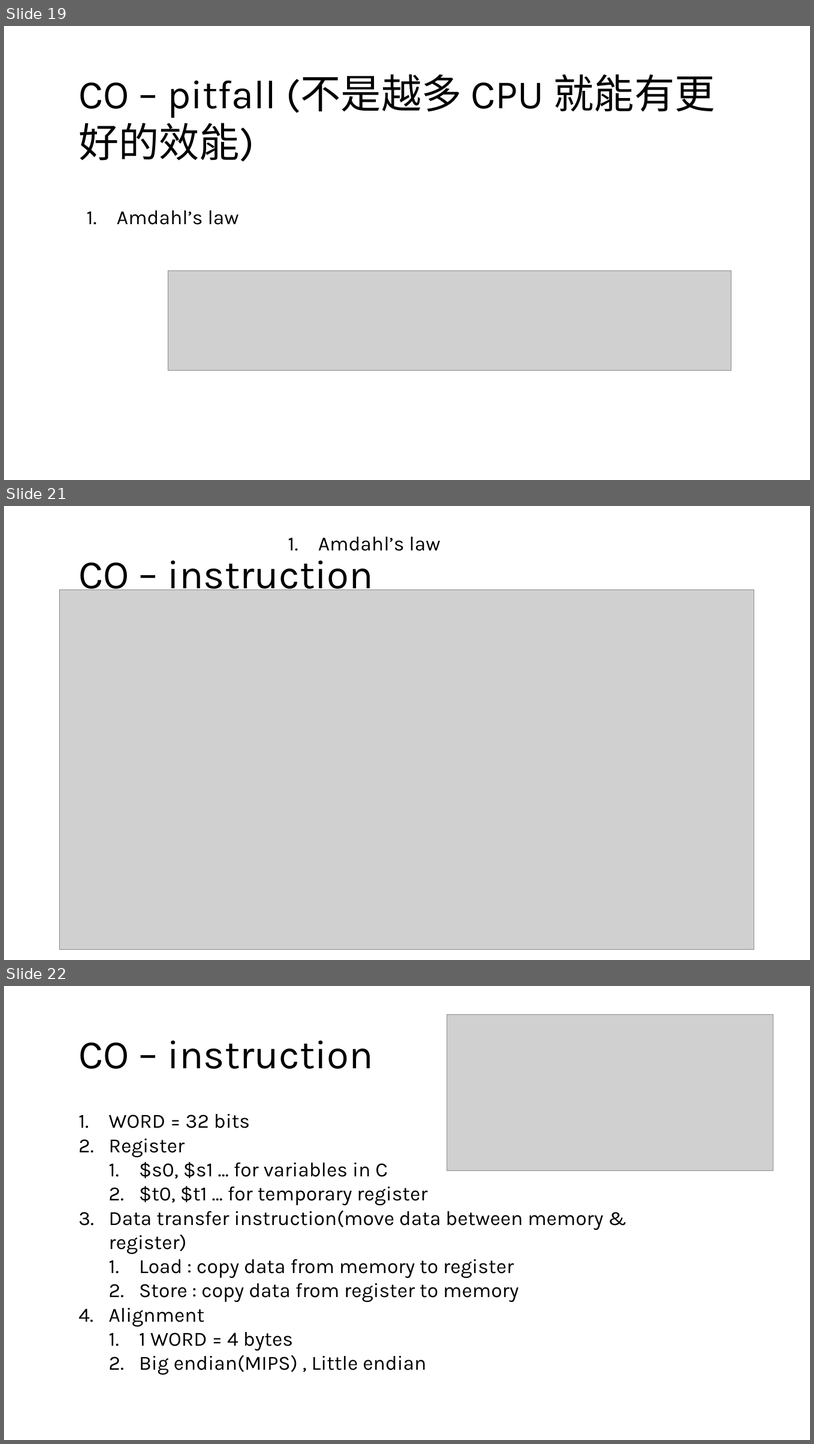
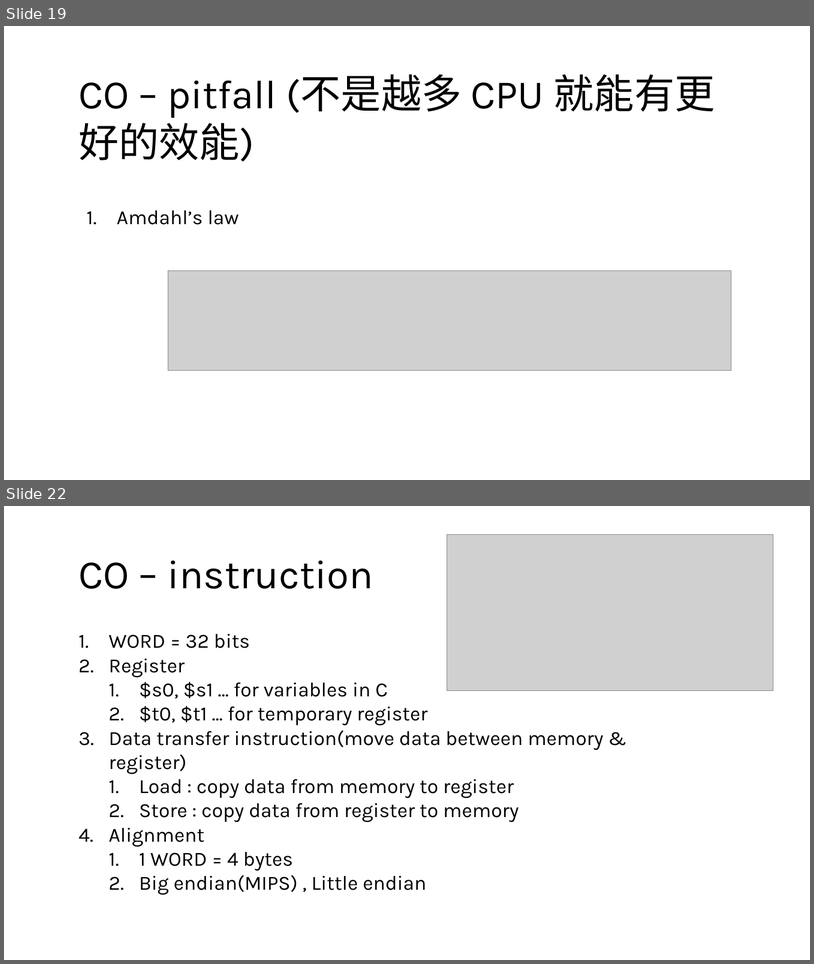
Before and after one commit to PuiPu/MasterExamPapers, a slide deck: 考研.pptx. Shown one above the other, each under a label of ours: slides 19, 21 and 22 before the commit, slides 19 and 22 after it; the slides between them are not shown. The pictures are 814x1444 and 814x964 pixels, drawn with LibreOffice and Linux fonts; fonts in the diff are those of the drawing; grey boxes stand for pictures. Boxes give left, top, right and bottom in pixels: in the first picture for what was removed or moved away, otherwise in the second. Text is boxed around its words. In the diff, an @@ line names an element or a change of style, - is before the commit and + after.

```diff
--- a/考研.pptx
+++ b/考研.pptx
@@ slide 21 removed at (4, 506, 810, 960), background #FFFFFF @@
@@ text removed at (318, 537, 440, 551) @@
-1. Amdahl’s law
@@ text removed at (78, 560, 373, 598) @@
-CO – instruction
@@ picture removed at (60, 589, 755, 949) @@
```
Also in this commit, not shown: 1 slide changed, 6 slides added, 8 other files.
